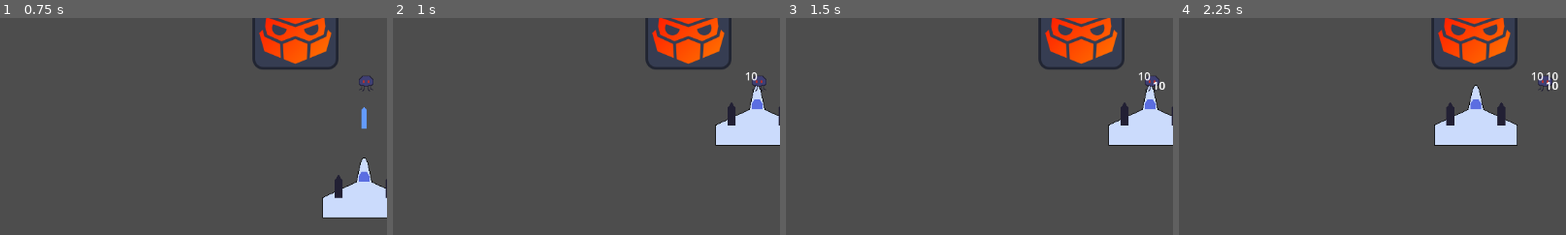
Above: before the commit, frames 1-4 (left to right).
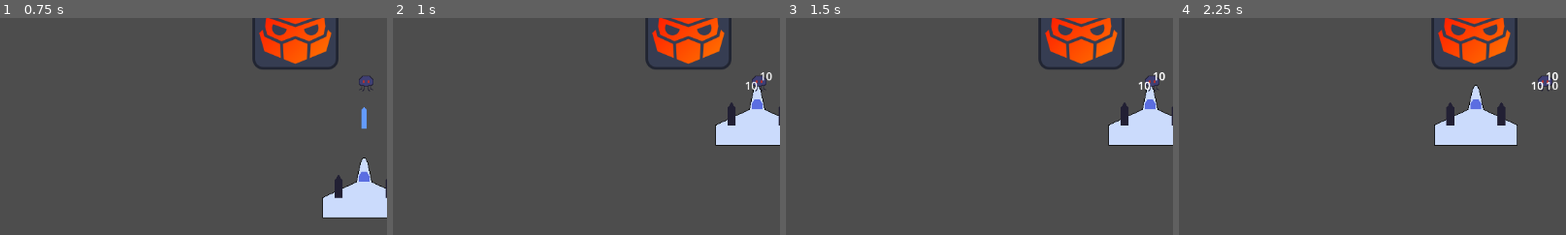
Above: after the commit, the same moments.

Repository: Tamicktom/simple-space-shooter
Game: Godot game, scene res://levels/level-1.tscn
Two runs of this game, one before a commit and one after it. Both use one fixed random seed, a clock stepped at 60 frames per second and the inputs below.
Inputs (mouse positions are % of the whole screen's width and height, from its top left):
- Up to frame 1 (0.75 s): tap Enter at 0.5 s; move the mouse to (45, 70) at 0.52 s; press the mouse at (45, 70) at 0.53 s; hold W (up) from 0.53 s (still down)
- Up to frame 2 (1 s): keep holding W (up)
- Up to frame 3 (1.5 s): keep holding W (up); move the mouse to (80, 65) at 1.27 s; release the mouse at (80, 65) at 1.28 s; click (80, 65) at 1.35 s
- Up to frame 4 (2.25 s): tap Space at 2 s; move the mouse to (20, 35) at 2.02 s; release W (up) at 2.03 s; press the mouse at (20, 35) at 2.03 s; hold Left (left) from 2.03 s (still down)
The pictures show only the part of the screen within x 3-53%, y 35-85%; the shares and areas given below are measured in that part.

Frame 1 is identical in both runs. In frame 2, 0.2% of the frame differs, in the area x 91-98%, y 25-34%; in frame 3, 0.3%, in the area x 90-98%, y 25-34%; in frame 4, 0.2%.

Commit message:
better typo

Diff:
--- a/components/damage-number/damage_number_component.gd
+++ b/components/damage-number/damage_number_component.gd
@@ -4,12 +4,12 @@
 
 @onready var damage_label = preload("res://components/damage-number/DamageNumberLabelComponent.tscn");
 
+# Tipe children to only be DamageNumberPositionComponent
+@export var damage_number_position_component: Array[DamageNumberPositionComponent] = [];
+
 func show_damage_number(attack_damage: int) -> void:
-	# grab all the children
-	var children: Array[Node] = get_children();
-
-	# select a random child
-	var selected_child: Node = children[randi() % children.size()];
+	# select a random damage number position component
+	var selected_child: DamageNumberPositionComponent = damage_number_position_component[randi() % damage_number_position_component.size()];
 
 	if selected_child is DamageNumberPositionComponent:
 		var child_position: Vector2 = selected_child.position;
--- a/enemies/monster.tscn
+++ b/enemies/monster.tscn
@@ -34,7 +34,8 @@
 rotation = 1.5708
 shape = SubResource("CapsuleShape2D_pa4op")
 
-[node name="DamageNumberComponent" parent="." instance=ExtResource("4_7nkay")]
+[node name="DamageNumberComponent" parent="." node_paths=PackedStringArray("damage_number_position_component") instance=ExtResource("4_7nkay")]
+damage_number_position_component = [NodePath("DamageNumberPositionComponent"), NodePath("DamageNumberPositionComponent2"), NodePath("DamageNumberPositionComponent3"), NodePath("DamageNumberPositionComponent4")]
 
 [node name="DamageNumberPositionComponent4" parent="DamageNumberComponent" instance=ExtResource("5_wr1vn")]
 position = Vector2(11, 5)
